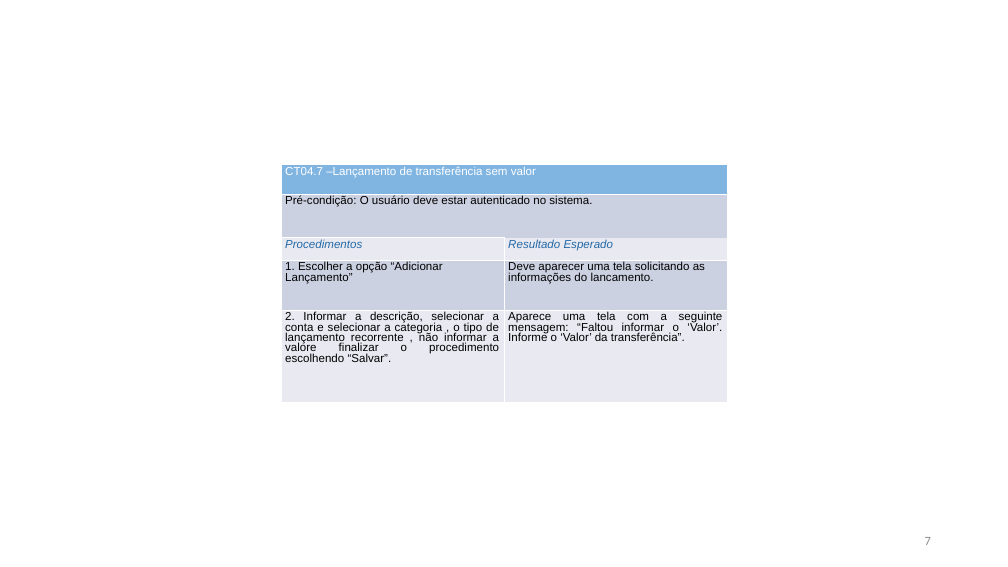
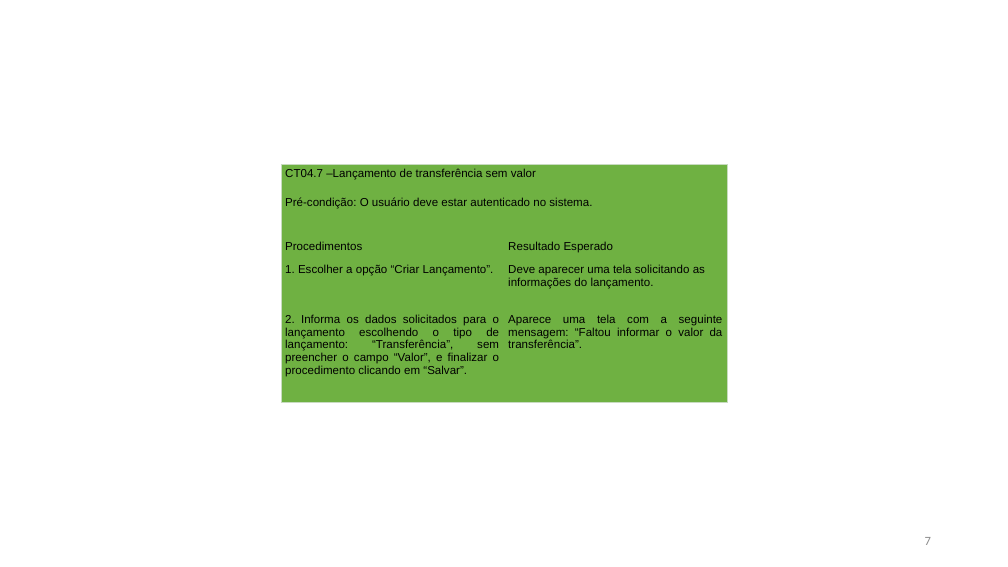
Before and after one commit to evertonschuster/GestaoFinancaPessoal, a slide deck: slide 7 of GestaoFinancaPessoal/GestaoFinancaPessoal/Documentos/Entrega-02/TestesAceitaçãoUS04.pptx. Drawn at 1008x567 pixels with LibreOffice and Linux fonts; fonts in the diff are those of the drawing. Boxes give left, top, right and bottom in pixels: in the first picture for what was removed or moved away, otherwise in the second. Text is boxed around its words. In the diff, an @@ line names an element or a change of style, - is before the commit and + after.

Commit message:
13:21h

```diff
--- a/GestaoFinancaPessoal/GestaoFinancaPessoal/Documentos/Entrega-02/TestesAceitaçãoUS04.pptx
+++ b/GestaoFinancaPessoal/GestaoFinancaPessoal/Documentos/Entrega-02/TestesAceitaçãoUS04.pptx
@@ table at box(281, 165, 727, 403) @@
-row 4, column 1: 1. Escolher a opção “Adicionar Lançamento”
+row 4, column 1: 1. Escolher a opção “Criar Lançamento”.
-row 4, column 2: Deve aparecer uma tela solicitando as informações do lancamento.
+row 4, column 2: Deve aparecer uma tela solicitando as informações do lançamento.
-row 5, column 1: 2. Informar a descrição, selecionar a conta e selecionar a categoria , o tipo de lançamento recorrente , não informar a valore finalizar o procedimento escolhendo “Salvar”.
+row 5, column 1: 2. Informa os dados solicitados para o lançamento escolhendo o tipo de lançamento: “Transferência”, sem preencher o campo “Valor”, e finalizar o procedimento clicando em “Salvar”.
-row 5, column 2: Aparece uma tela com a seguinte mensagem: “Faltou informar o ‘Valor’. Informe o ‘Valor’ da transferência”.
+row 5, column 2: Aparece uma tela com a seguinte mensagem: “Faltou informar o valor da transferência”.
@@ fill #80B5E2 to none in row 1, column 1 @@
@@ fill #CCD1E1 to none in 3 cells @@
@@ fill #E8E9F1 to none in 4 cells @@
@@ text colour #FFFFFF to #000000 in "CT04.7 –Lançamento de transferência sem valor" @@
@@ text colour #2469A6 to #000000, italic off in "Procedimentos", "Resultado Esperado" @@
@@ line spacing 0.86 to 1 @@
@@ line spacing 0.8 to 1 @@
@@ borders changed @@
```
Also in this commit, not shown: 8 other slides changed.
